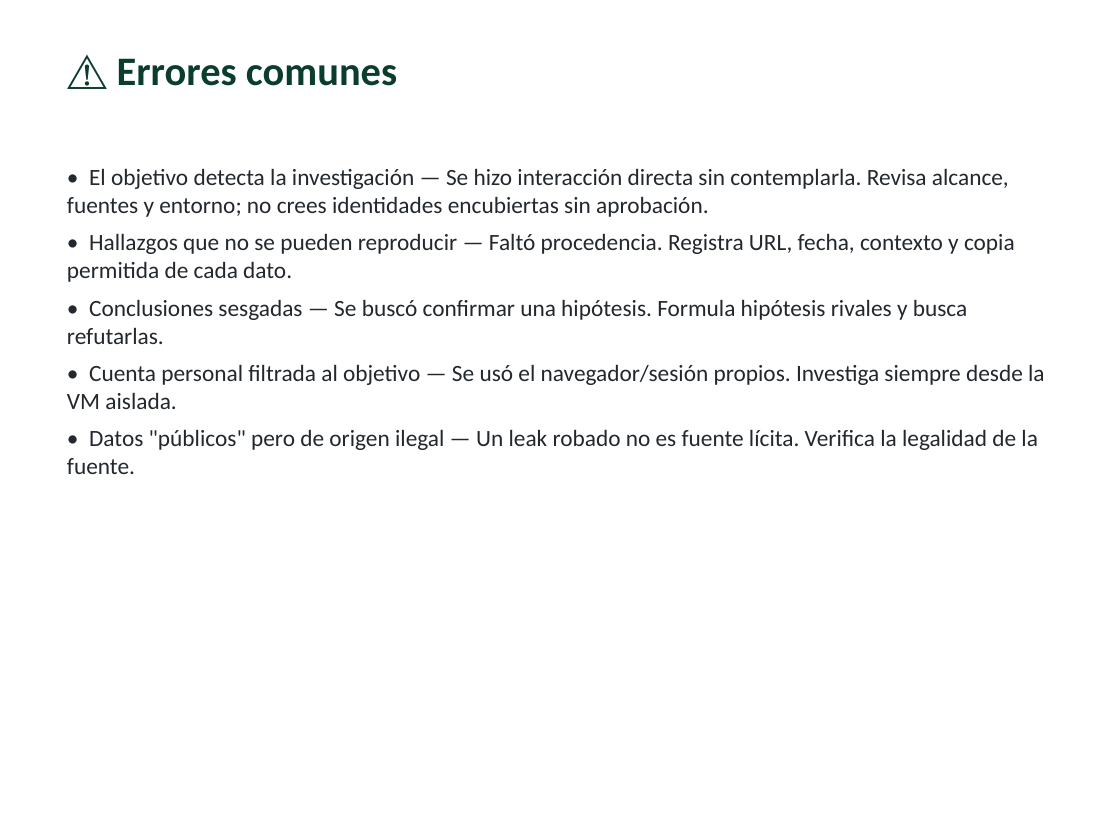
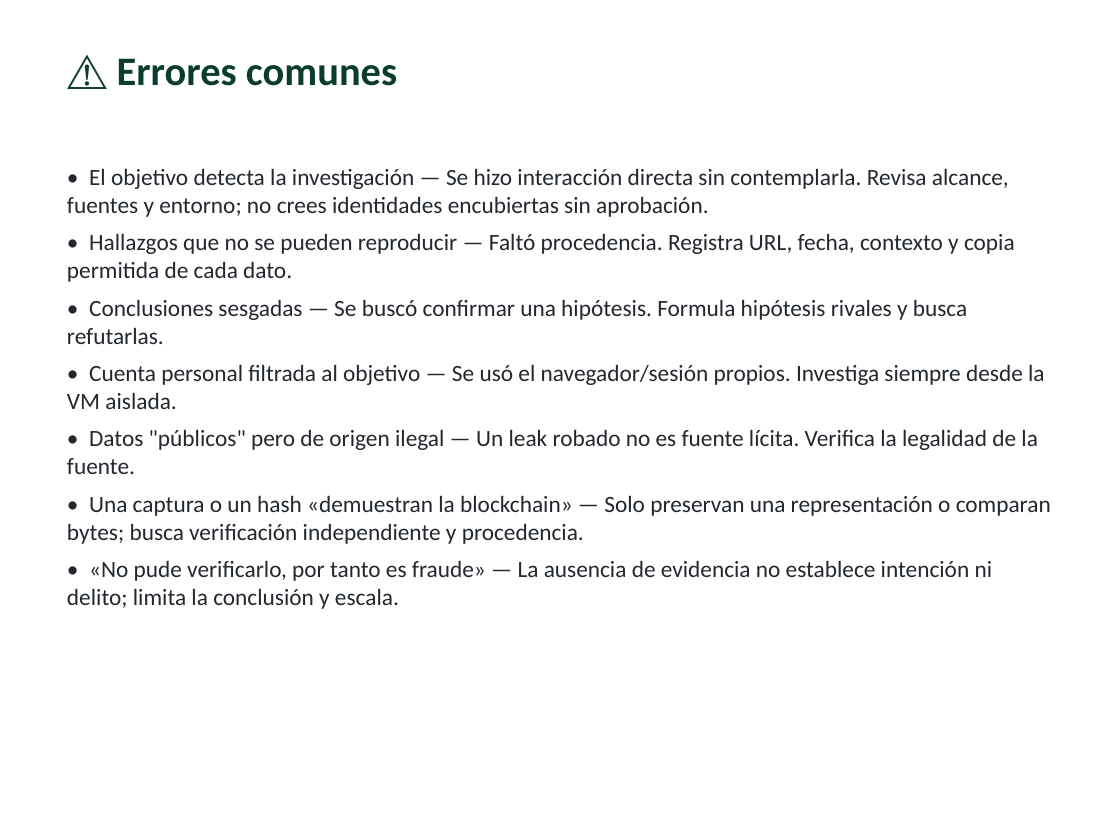
Before and after one commit to vladimiracunadev-create/modern-cybersecurity-program, a slide deck: slide 13 of classes/parte-12-osint-e-ingenieria-social/249-fundamentos-de-osint/clase-249-presentacion.pptx. Drawn at 1120x840 pixels with LibreOffice and Linux fonts; fonts in the diff are those of the drawing. Boxes give left, top, right and bottom in pixels: in the first picture for what was removed or moved away, otherwise in the second. Text is boxed around its words. In the diff, an @@ line names an element or a change of style, - is before the commit and + after.

```diff
--- a/classes/parte-12-osint-e-ingenieria-social/249-fundamentos-de-osint/clase-249-presentacion.pptx
+++ b/classes/parte-12-osint-e-ingenieria-social/249-fundamentos-de-osint/clase-249-presentacion.pptx
@@ text at [67, 495, 1051, 609]: paragraphs added @@
+• Una captura o un hash «demuestran la blockchain» — Solo preservan una representación o comparan bytes; busca verificación independiente y procedencia.
+• «No pude verificarlo, por tanto es fraude» — La ausencia de evidencia no establece intención ni delito; limita la conclusión y escala.
```
Also in this commit, not shown: 6 other slides changed, 25 other files.
